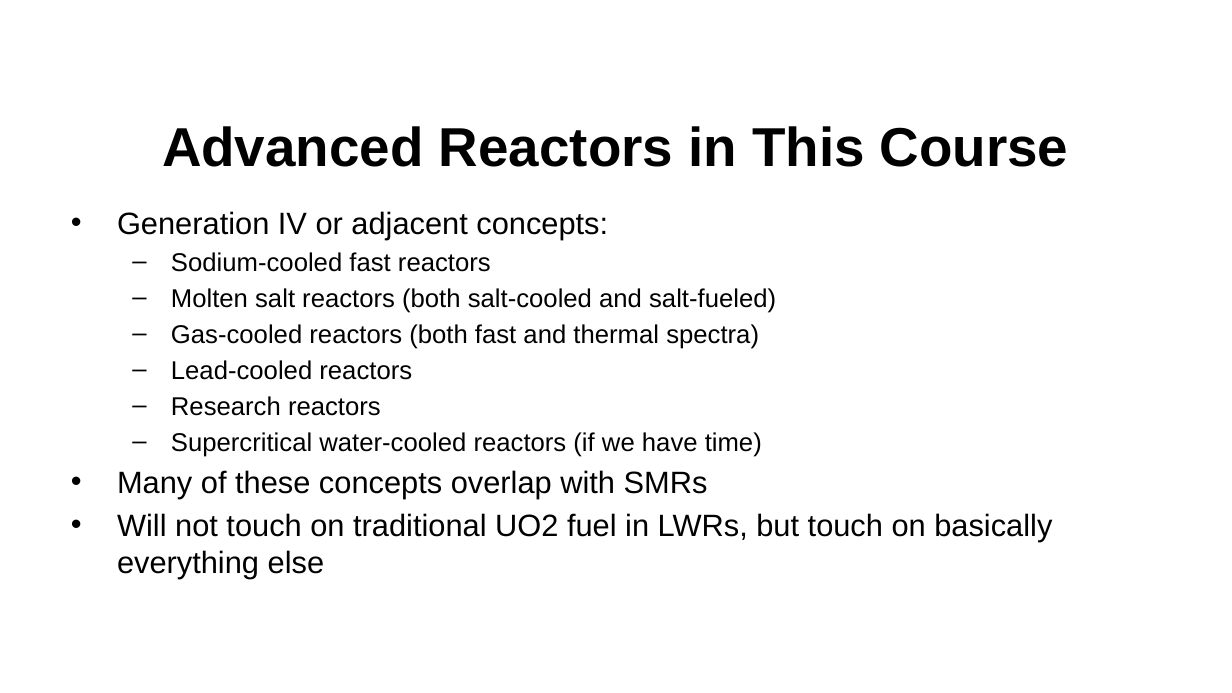
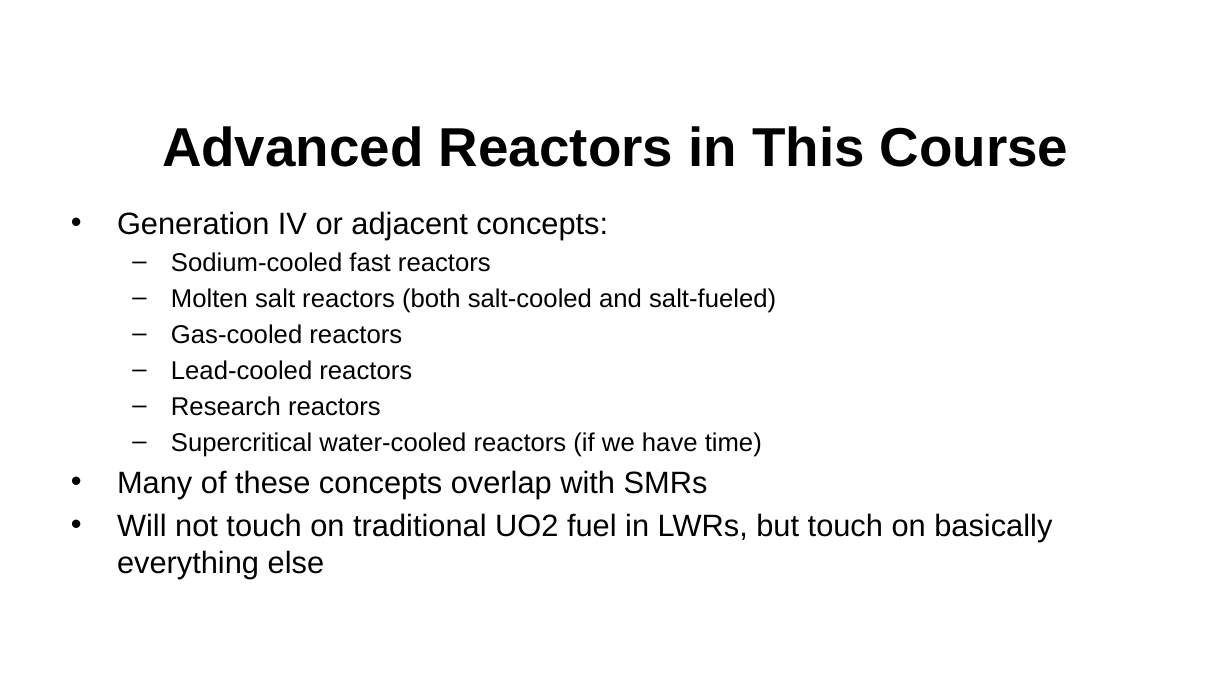
Before and after one commit to benbeeler/TEACHING, a slide deck: slide 18 of Advanced Reactor Materials/Fall2025/Lec1_intro.pptx (slide 17 before the commit). Drawn at 1232x693 pixels with LibreOffice and Linux fonts; fonts in the diff are those of the drawing; background and template pictures are left out. Boxes give left, top, right and bottom in pixels: in the first picture for what was removed or moved away, otherwise in the second. Text is boxed around its words. In the diff, an @@ line names an element or a change of style, - is before the commit and + after.

```diff
--- a/Advanced Reactor Materials/Fall2025/Lec1_intro.pptx
+++ b/Advanced Reactor Materials/Fall2025/Lec1_intro.pptx
@@ text at (171, 324, 402, 344): text changed @@
-  – Gas-cooled reactors (both fast and thermal spectra)
+  – Gas-cooled reactors
```
Also in this commit, not shown: 4 other slides changed, 1 slide added, 6 other files.
